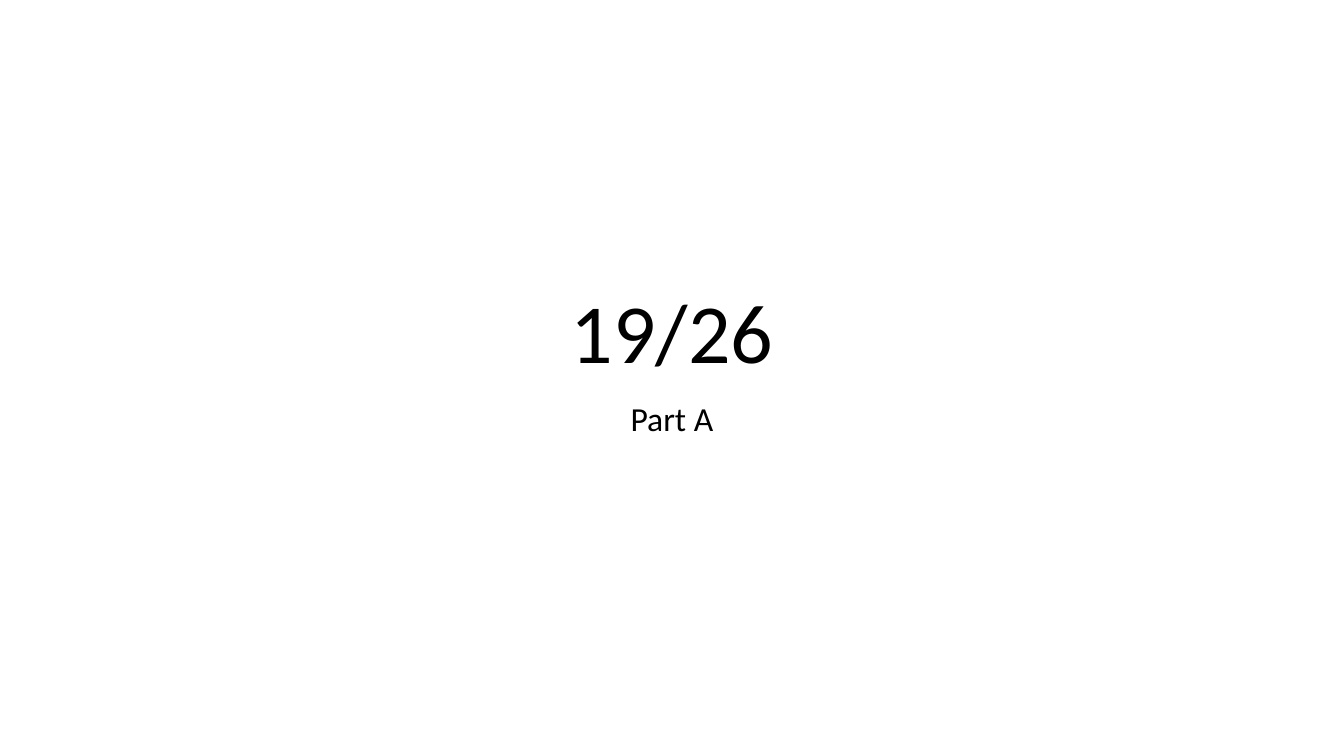
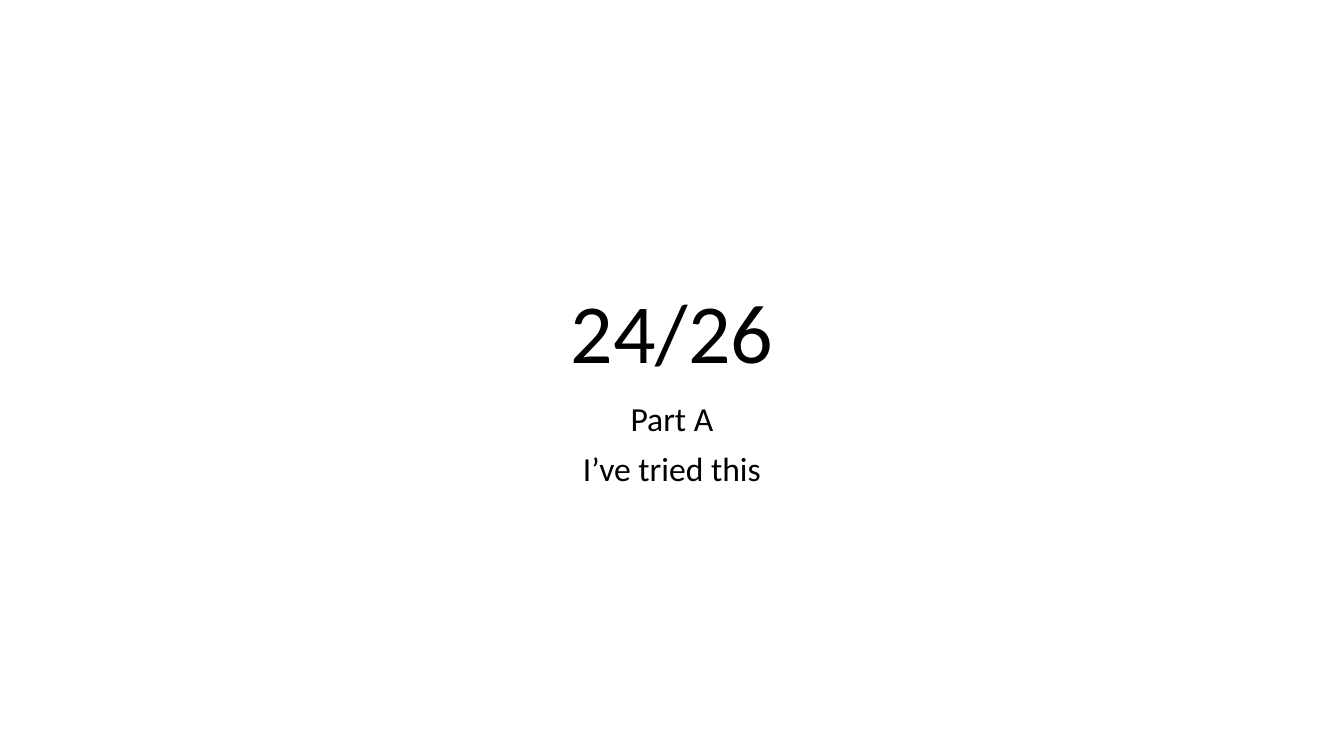
Before and after one commit to KeaganErasmus/BCDEJava, a slide deck: slide 1 of Assessment1_Presentation.pptx. Drawn at 1344x756 pixels with LibreOffice and Linux fonts; fonts in the diff are those of the drawing. Boxes give left, top, right and bottom in pixels: in the first picture for what was removed or moved away, otherwise in the second. Text is boxed around its words. In the diff, an @@ line names an element or a change of style, - is before the commit and + after.

```diff
--- a/Assessment1_Presentation.pptx
+++ b/Assessment1_Presentation.pptx
@@ title at box(571, 304, 773, 367): text changed @@
-19/26
+24/26
@@ subtitle at box(583, 457, 761, 482): paragraph added @@
+I’ve tried this
```
Also in this commit, not shown: 5 other slides changed, 2 slides removed, 8 other files.
